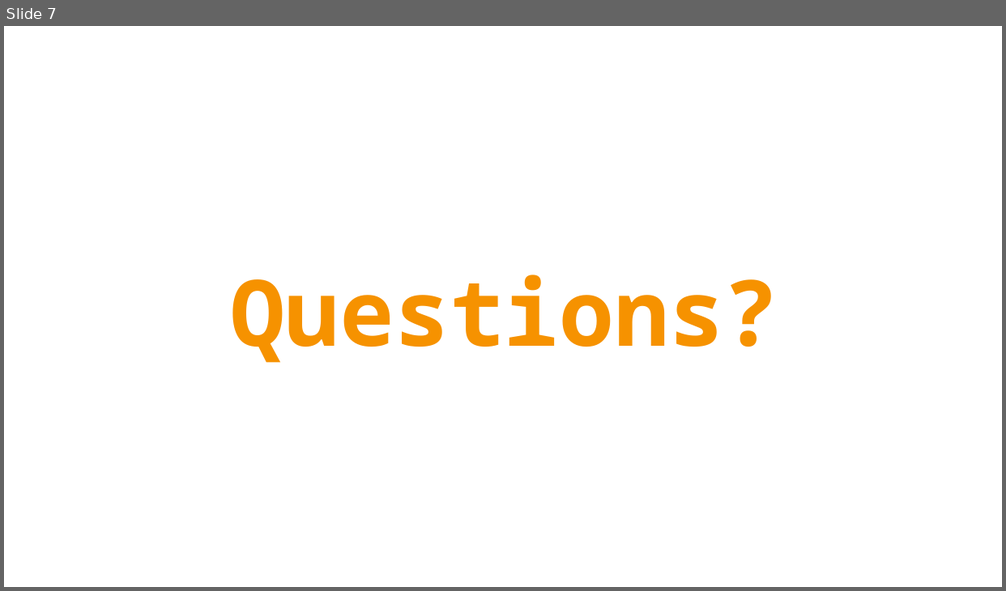
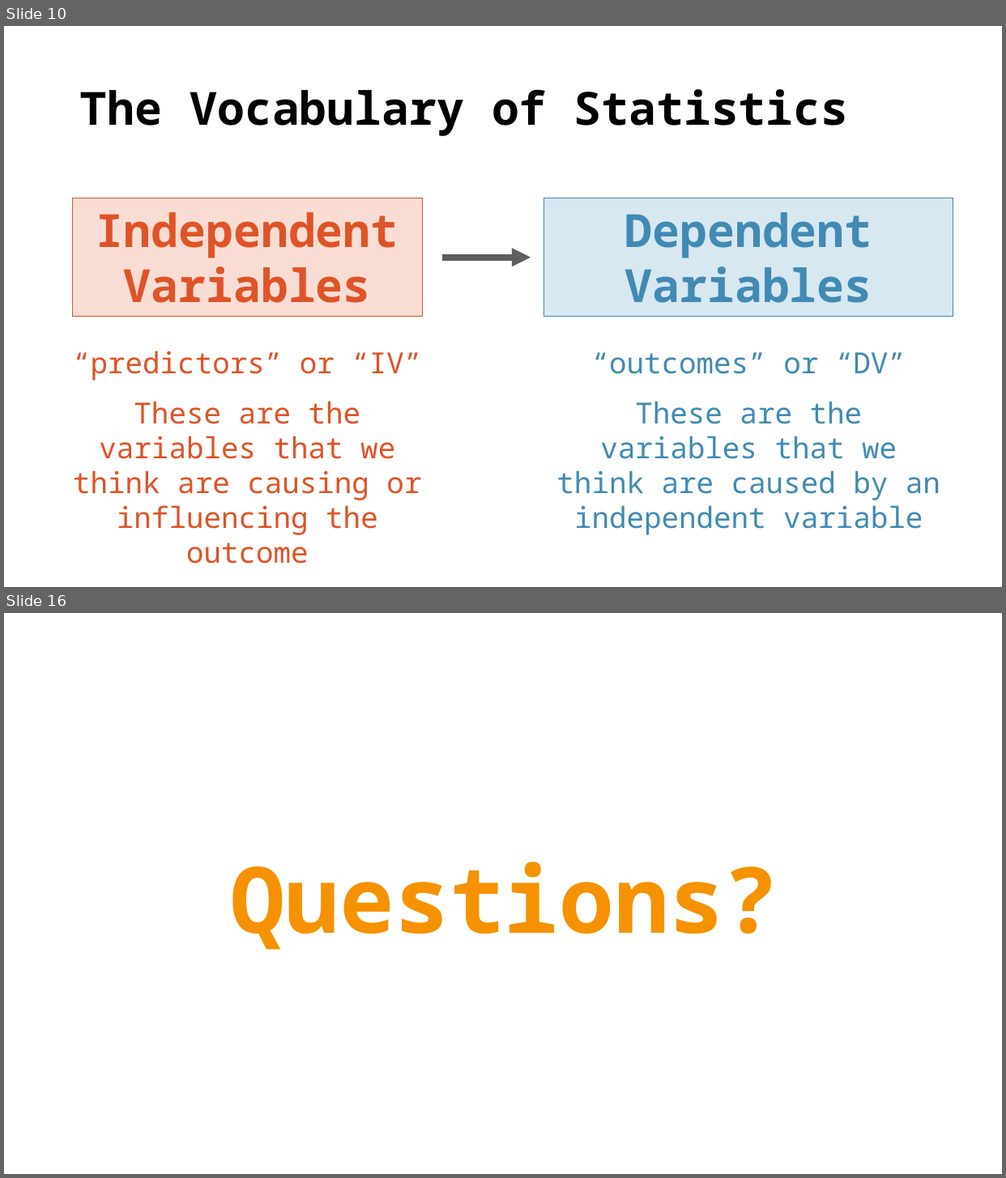
Before and after one commit to TysonStanley/EDU-6050, a slide deck: Slides/02_EDUC_6050_2018.pptx. Shown one above the other, each under a label of ours: slide 7 before the commit, slides 10 and 16 after it; the slides between them are not shown. The pictures are 1006x591 and 1006x1178 pixels, drawn with LibreOffice and Linux fonts; fonts in the diff are those of the drawing. Boxes give left, top, right and bottom in pixels: in the first picture for what was removed or moved away, otherwise in the second. Text is boxed around its words. In the diff, an @@ line names an element or a change of style, - is before the commit and + after.

```diff
--- a/Slides/02_EDUC_6050_2018.pptx
+++ b/Slides/02_EDUC_6050_2018.pptx
@@ slide 10 added at box(4, 26, 1002, 587), background #FFFFFF @@
@@ title added at box(80, 89, 849, 136), 44 pt, text #000000, bold @@
+The Vocabulary of Statistics
@@ rectangle added at box(73, 199, 423, 317), fill #F9DDD4, outline #DF5327 0.75 pt, 44 pt, text #DF5327, bold @@
+Independent Variables
@@ rectangle added at box(543, 199, 953, 317), fill #D8E8F1, outline #418AB3 0.75 pt, 44 pt, text #418AB3, bold @@
+Dependent
+Variables
@@ arrow added from (443, 258) to (531, 258), #5E5E5E 6 pt @@
@@ text added at box(73, 351, 421, 535), 28 pt, text #DF5327 @@
+“predictors” or “IV”
+These are the variables that we think are causing or influencing the outcome
@@ text added at box(556, 352, 940, 535), 28 pt, text #418AB3 @@
+“outcomes” or “DV”
+These are the variables that we think are caused by an independent variable
@@ what was slide 7 is now slide 16 @@
```
Also in this commit, not shown: 5 slides changed, 9 other slides added, 1 slide removed, 1 other file.
